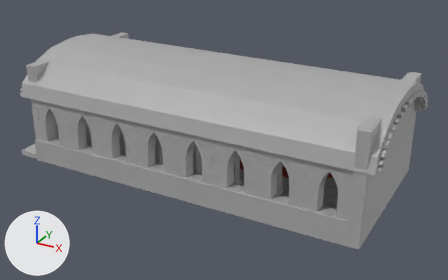
A saved change to the Blender file Blender/Bossroom.blend.
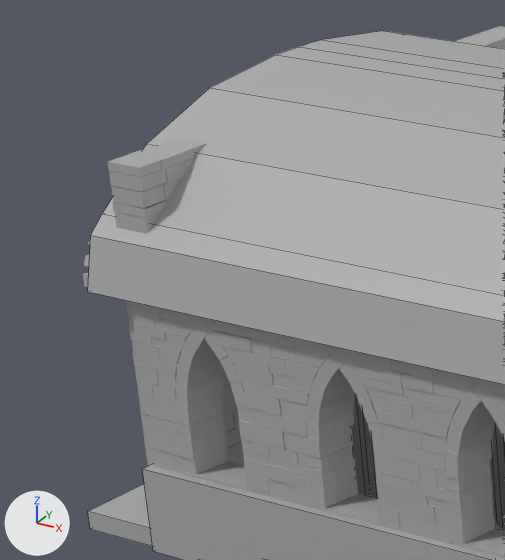
The first picture shows the older version from a 50 mm camera at (48.5, -98.2, 54.8) aimed at (-5.1, -0.9, 6.1). The close-ups show the older and then the newer version on the part from 0% to 27% of the width and 9% to 58% of the height of that picture. Only the edits that show in the close-ups are written down. The axes (+X, +Y, +Z) are drawn at lower left. The lights are the same throughout. The close-ups show mesh edges as thin lines.

Objects in the first close-up: 'BackWall.001', 'Cube', 'Cube.002', 'Floor', 'Wall.002', 'Wall.009', 'WallRight' and 1 more.
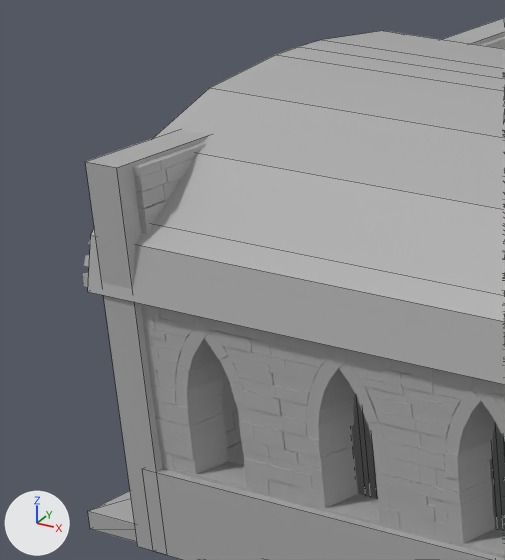
The change, as a list of edits to the scene's bpy script:
```text
Change ob_cube_004:
    remove ob_cube_004.hide_set(True)
```

Boxes [x1, y1, x2, y2] around the edits, measured in the close-ups (505 x 560 px):
'Cube.004', shown: after [85, 18, 505, 551]
